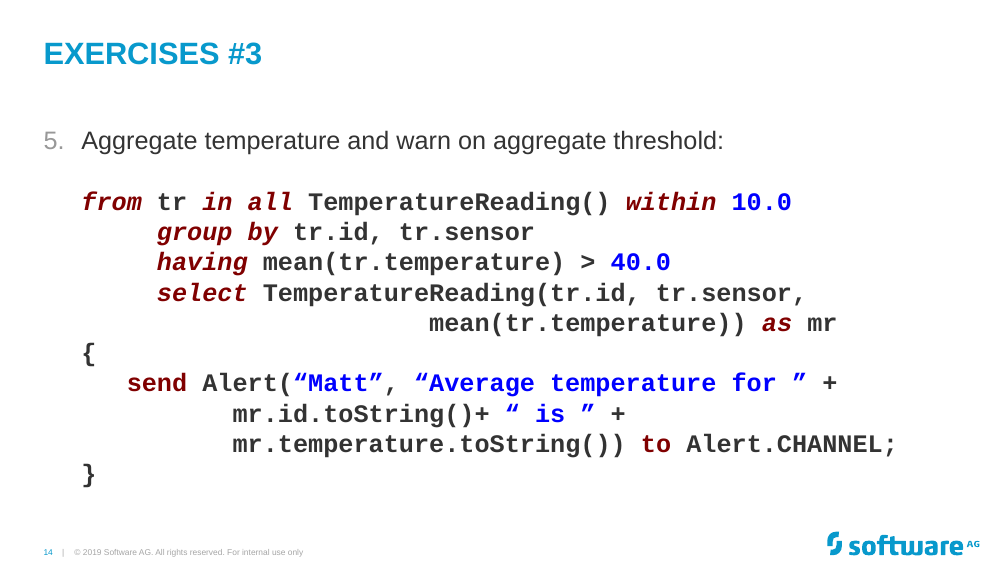
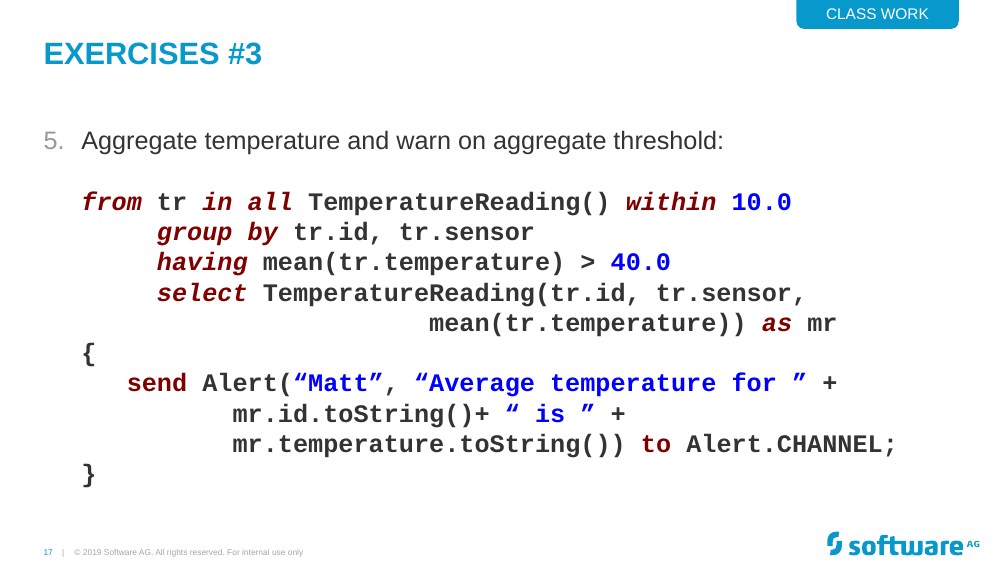
Before and after one commit to Cumulocity-IoT/apama-streaming-analytics-intro-training, a slide deck: slide 17 of Apama GAP Training.pptx (slide 14 before the commit). Drawn at 1008x567 pixels with LibreOffice and Linux fonts; fonts in the diff are those of the drawing; background and template pictures are left out. Boxes give left, top, right and bottom in pixels: in the first picture for what was removed or moved away, otherwise in the second. Text is boxed around its words. In the diff, an @@ line names an element or a change of style, - is before the commit and + after.

```diff
--- a/Apama GAP Training.pptx
+++ b/Apama GAP Training.pptx
@@ round same rect added at bbox=[796, 0, 959, 29], fill #0899CC, 11 pt, text #FFFFFF @@
+CLASS WORK
@@ page number at bbox=[44, 549, 53, 555]: text changed @@
-14 |
+17 |
```
Also in this commit, not shown: 19 other slides changed, 5 slides added.
